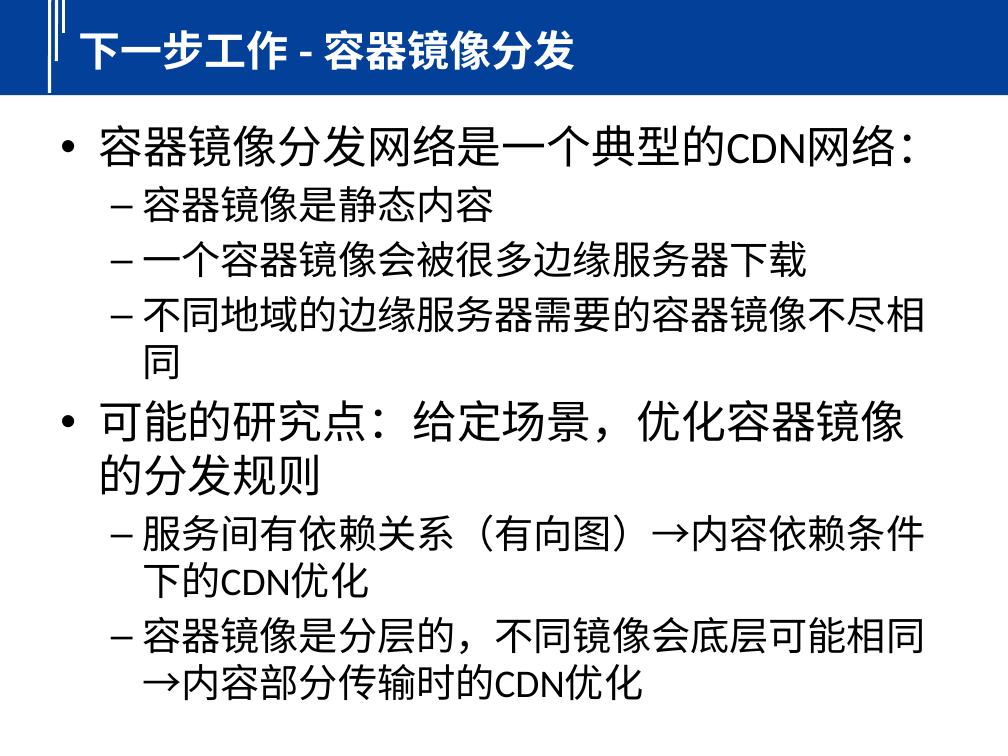
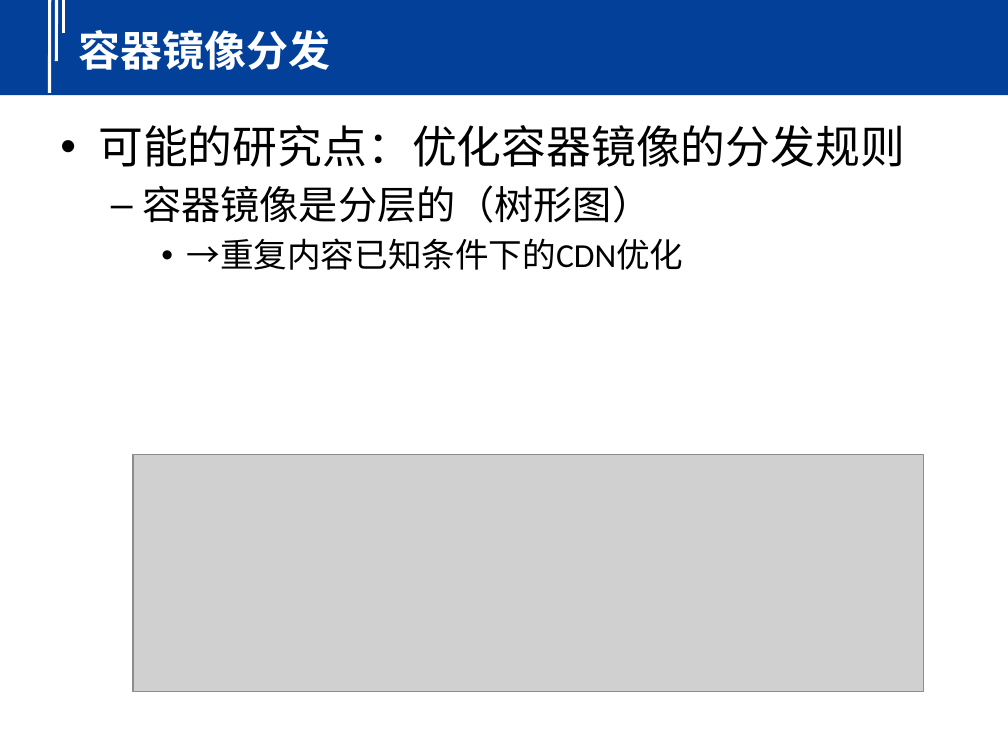
Before and after one commit to yindaheng98/DNet, a slide deck: slide 27 of 介绍（4：3）.pptx (slide 17 before the commit). Drawn at 1008x756 pixels with LibreOffice and Linux fonts; fonts in the diff are those of the drawing; grey boxes stand for pictures; background and template pictures are left out. Boxes give left, top, right and bottom in pixels: in the first picture for what was removed or moved away, otherwise in the second. Text is boxed around its words. In the diff, an @@ line names an element or a change of style, - is before the commit and + after.

```diff
--- a/介绍（4：3）.pptx
+++ b/介绍（4：3）.pptx
@@ title at (79, 30, 331, 70): text changed @@
-下一步工作 - 容器镜像分发
+容器镜像分发
@@ text at (98, 125, 905, 270): text changed; size 28 to 32 pt @@
-• 容器镜像分发网络是一个典型的CDN网络：
-  – 容器镜像是静态内容
-  – 一个容器镜像会被很多边缘服务器下载
-  – 不同地域的边缘服务器需要的容器镜像不尽相同
-• 可能的研究点：给定场景，优化容器镜像的分发规则
-  – 服务间有依赖关系（有向图）→内容依赖条件下的CDN优化
-  – 容器镜像是分层的，不同镜像会底层可能相同→内容部分传输时的CDN优化
+• 可能的研究点：优化容器镜像的分发规则
+  – 容器镜像是分层的（树形图）
+    • →重复内容已知条件下的CDN优化
@@ picture added at (133, 455, 923, 691) @@
```
Also in this commit, not shown: 14 other slides changed, 18 slides added.
